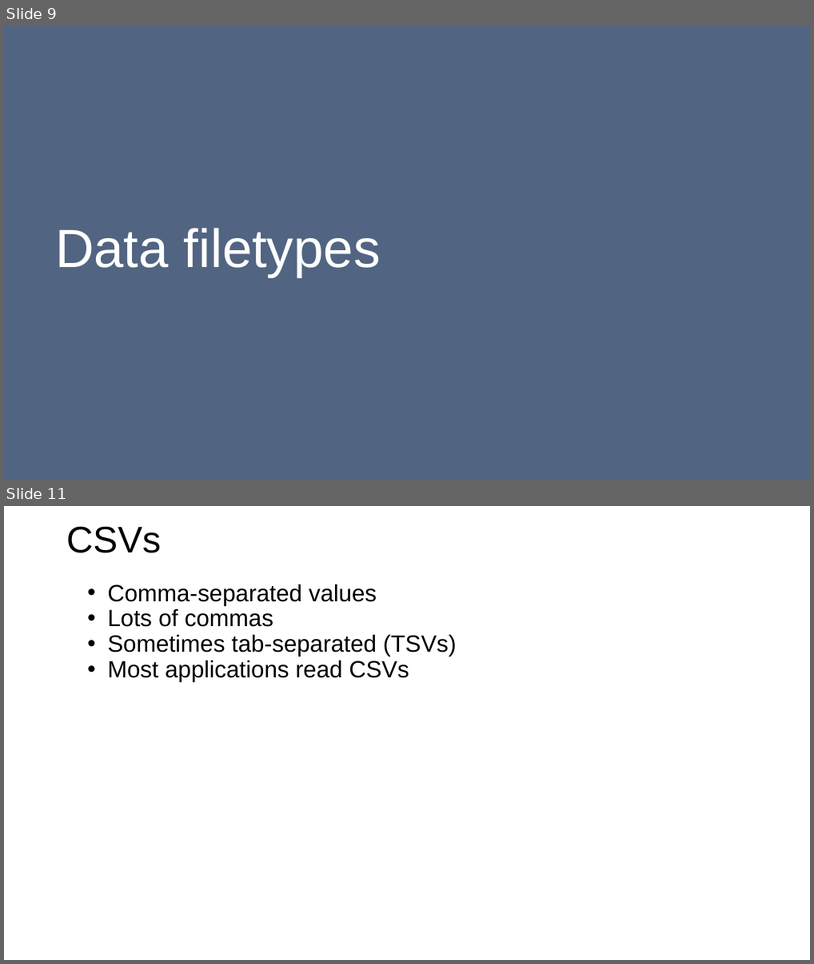
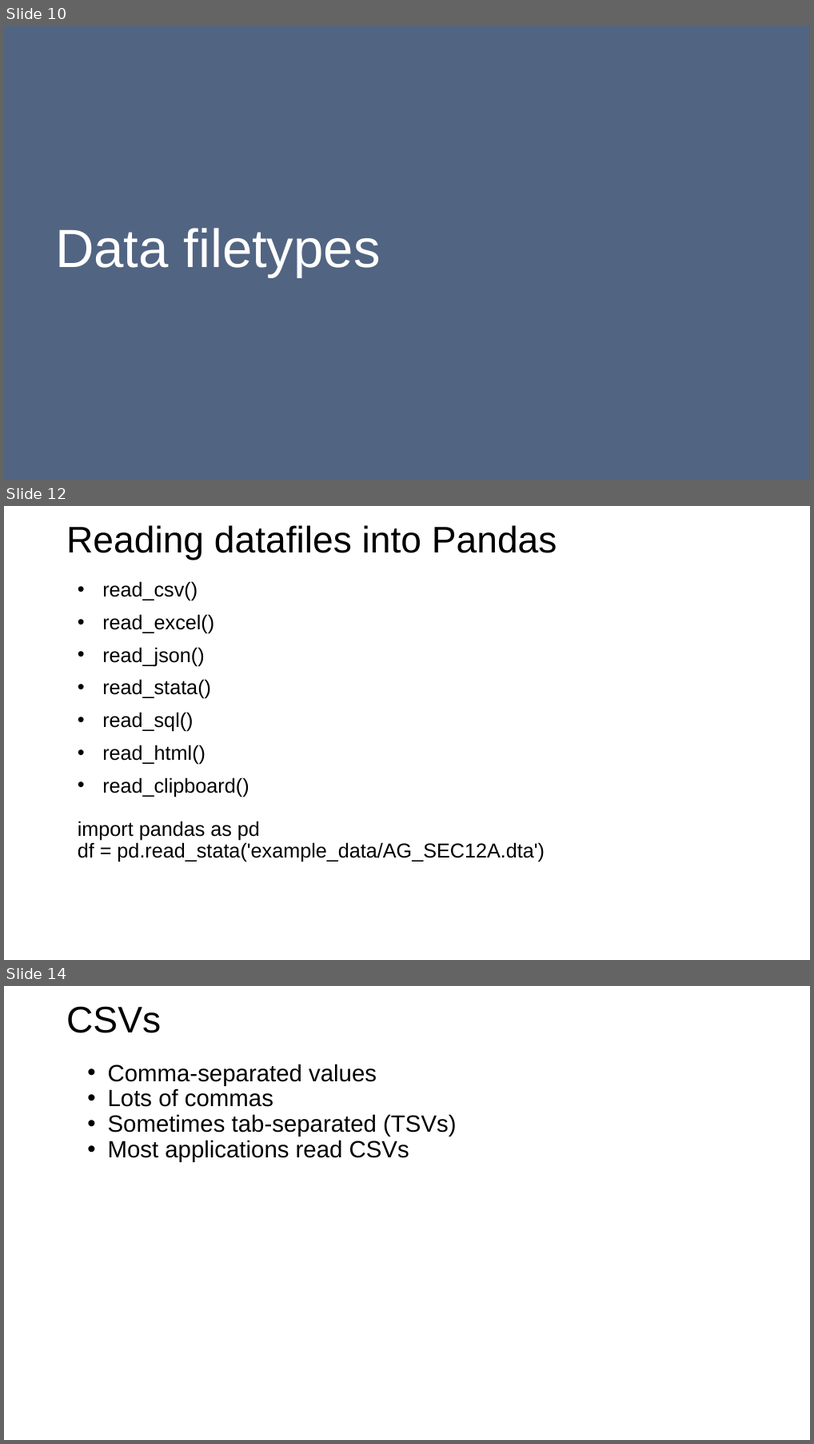
Before and after one commit to bodacea/datascienceforbeginners, a slide deck: Session 03 Acquiring data.ppt. Shown one above the other, each under a label of ours: slides 9 and 11 before the commit, slides 10, 12 and 14 after it; the slides between them are not shown. The pictures are 814x964 and 814x1444 pixels, drawn with LibreOffice and Linux fonts; fonts in the diff are those of the drawing. Boxes give left, top, right and bottom in pixels: in the first picture for what was removed or moved away, otherwise in the second. Text is boxed around its words. In the diff, an @@ line names an element or a change of style, - is before the commit and + after.

```diff
--- a/Session 03 Acquiring data.ppt
+++ b/Session 03 Acquiring data.ppt
@@ slide 12 added at (4,506,810,960), background #FFFFFF @@
@@ title added at (66,525,558,560), 33 pt, text #000000 @@
+Reading datafiles into Pandas
@@ text added at (78,581,545,862), 18 pt, text #000000 @@
+• read_csv()
+• read_excel()
+• read_json()
+• read_stata()
+• read_sql()
+• read_html()
+• read_clipboard()
+import pandas as pd
+df = pd.read_stata('example_data/AG_SEC12A.dta')
@@ what was slide 9 is now slide 10 @@
@@ what was slide 11 is now slide 14 @@
```
Also in this commit, not shown: 10 slides changed, 2 other slides added, 12 other files.
